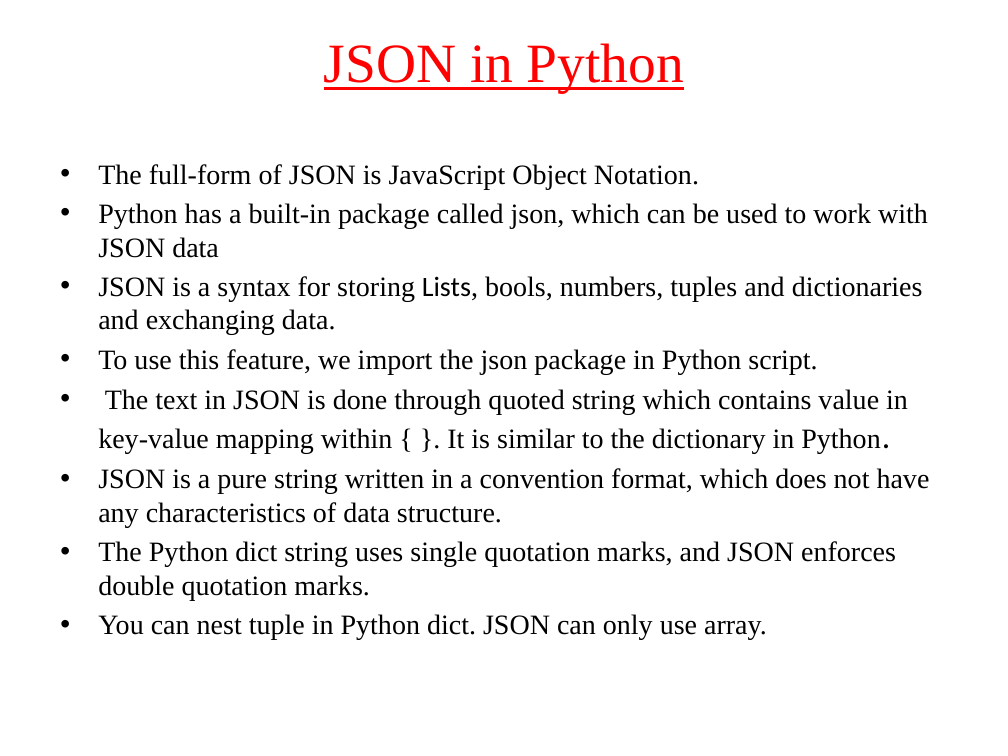
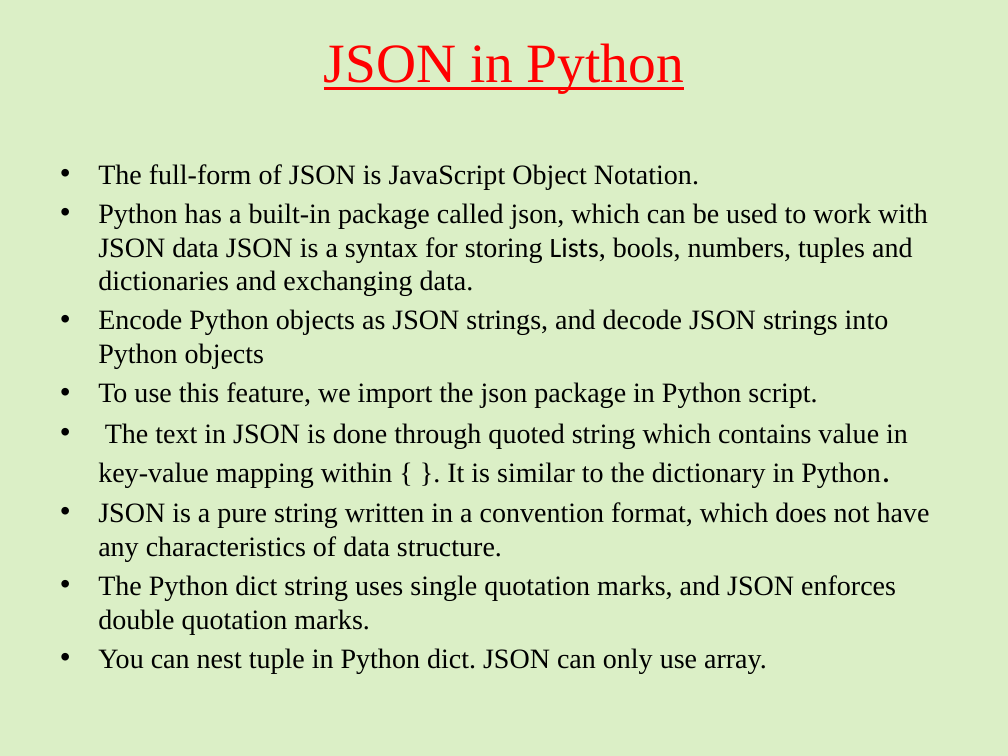
Before and after one commit to jaseela65/python_newPrgm, a slide deck: slide 1 of JSON in Python.pptx. Drawn at 1008x756 pixels with LibreOffice and Linux fonts; fonts in the diff are those of the drawing. Boxes give left, top, right and bottom in pixels: in the first picture for what was removed or moved away, otherwise in the second. Text is boxed around its words. In the diff, an @@ line names an element or a change of style, - is before the commit and + after.

```diff
--- a/JSON in Python.pptx
+++ b/JSON in Python.pptx
@@ background #FFFFFF to #92D050 at 32% opacity @@
@@ text at box(98, 203, 928, 369): text changed @@
-• Python has a built-in package called json, which can be used to work with JSON data
-• JSON is a syntax for storing Lists, bools, numbers, tuples and dictionaries and exchanging data.
+• Python has a built-in package called json, which can be used to work with JSON data JSON is a syntax for storing Lists, bools, numbers, tuples and dictionaries and exchanging data.
+• Encode Python objects as JSON strings, and decode JSON strings into Python objects
```
Also in this commit, not shown: 7 other slides changed, 7 slides added, 2 slides removed.
